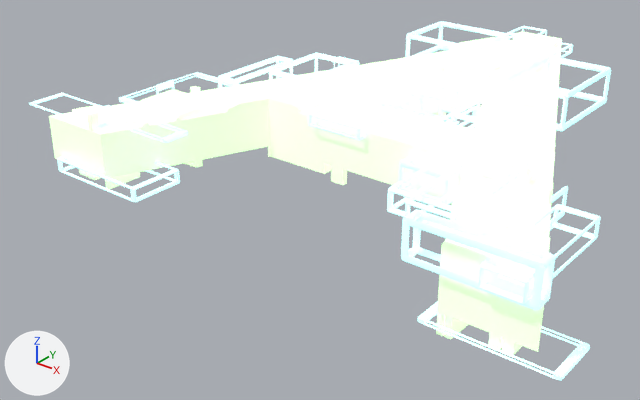
Renders of the glTF model public/assets/A.glb from each side of a commit.
Rendered twice from a camera (50 mm lens) standing at (3.98, -6.21, 3.27) and looking at (-0.59, -0.5, -0.27). Lighting does not change. The marker at lower left points along +X, +Y and +Z. Vertices at the same position are counted once.

The first picture shows 'Letter'.
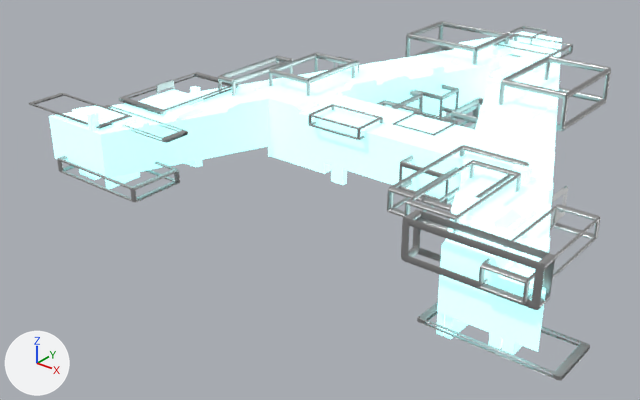
Where the change shows, as pixel boxes [x1, y1, x2, y2] in the pictures (640 x 400 px):
part 1 of me_cube_003, recoloured (white to grey): [29, 21, 611, 381] in both

The change in detail:
Material 'BaseMetal_light_mtl' (mat_basemetal_light_mtl) is new.
Its base color is (0.439, 0.439, 0.439) (grey #b1b1b1).
Its metallic is 0.732.
Its roughness is 0.4.
me_cube_003 has 24804 vertices, 51192 faces and spans x -2.64..2.47, y -2.17..2.85, z 0.01..0.84.
me_cube_003 is used by ob_letter; location (0.0, 0.0, 0.0).
me_cube_003 no longer uses material mat_emission_green_mtl (white #e7e7e7).
me_cube_003 part 1: all 49104 faces that had it switch from mat_emission_blue_mtl (white #e7e7e7) to mat_basemetal_light_mtl (grey #b1b1b1).
